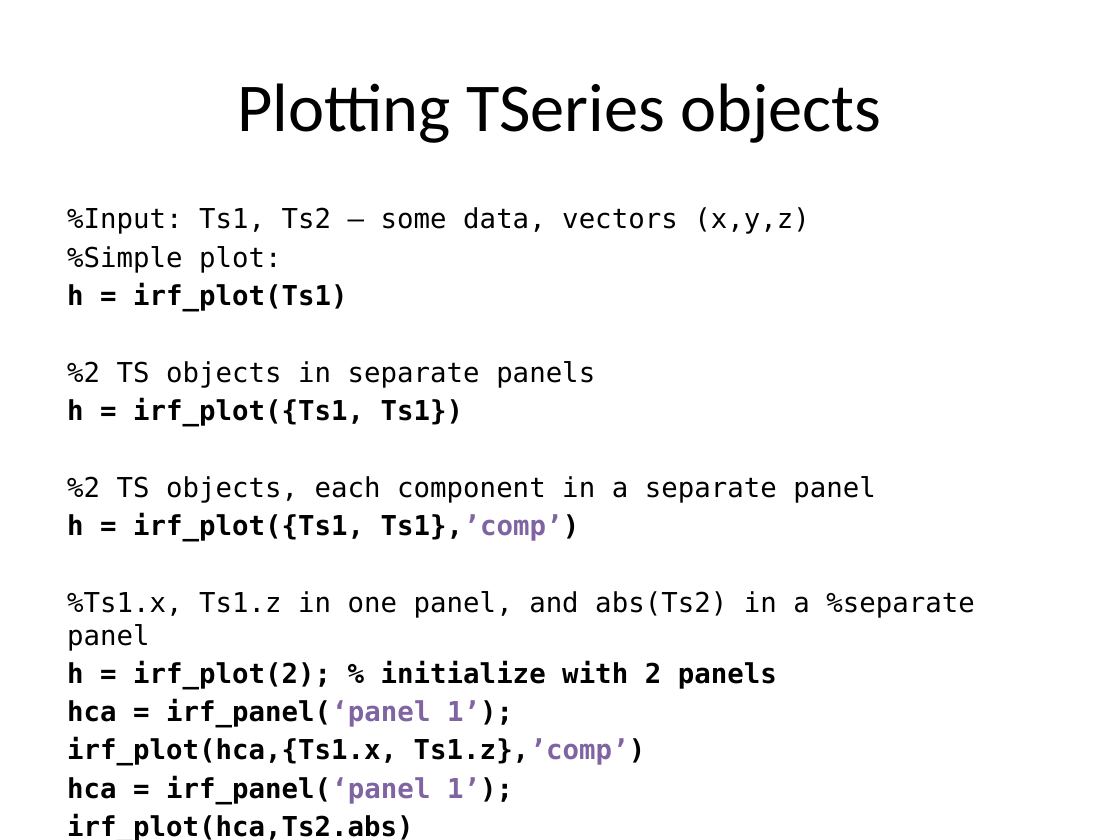
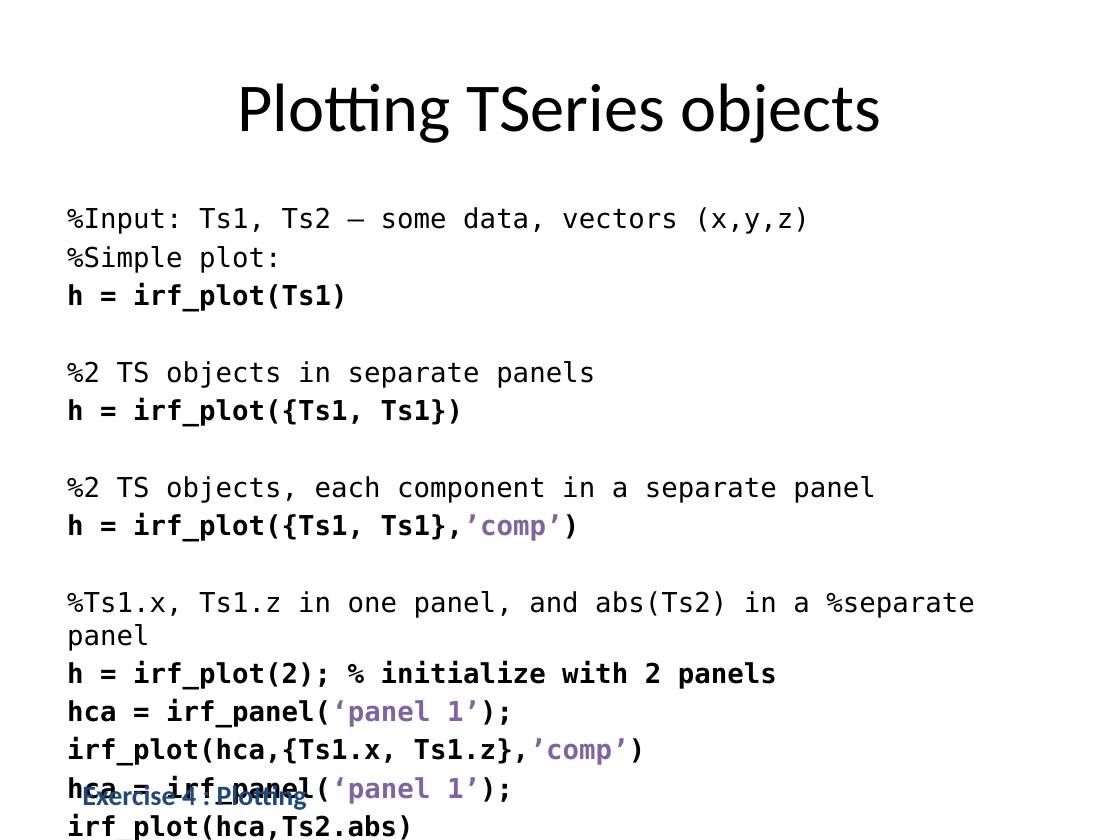
Before and after one commit to irfu/Nordita_Magnetic_Reconnection_School_2015, a slide deck: slide 13 of Lectures/Lecture_1.pptx (slide 12 before the commit). Drawn at 1120x840 pixels with LibreOffice and Linux fonts; fonts in the diff are those of the drawing. Boxes give left, top, right and bottom in pixels: in the first picture for what was removed or moved away, otherwise in the second. Text is boxed around its words. In the diff, an @@ line names an element or a change of style, - is before the commit and + after.

```diff
--- a/Lectures/Lecture_1.pptx
+++ b/Lectures/Lecture_1.pptx
@@ text added at <box>82,782,307,812</box>, 18 pt, text #1F497D, bold @@
+Exercise 4 : Plotting
```
Also in this commit, not shown: 5 other slides changed, 1 slide added, 1 other file.
